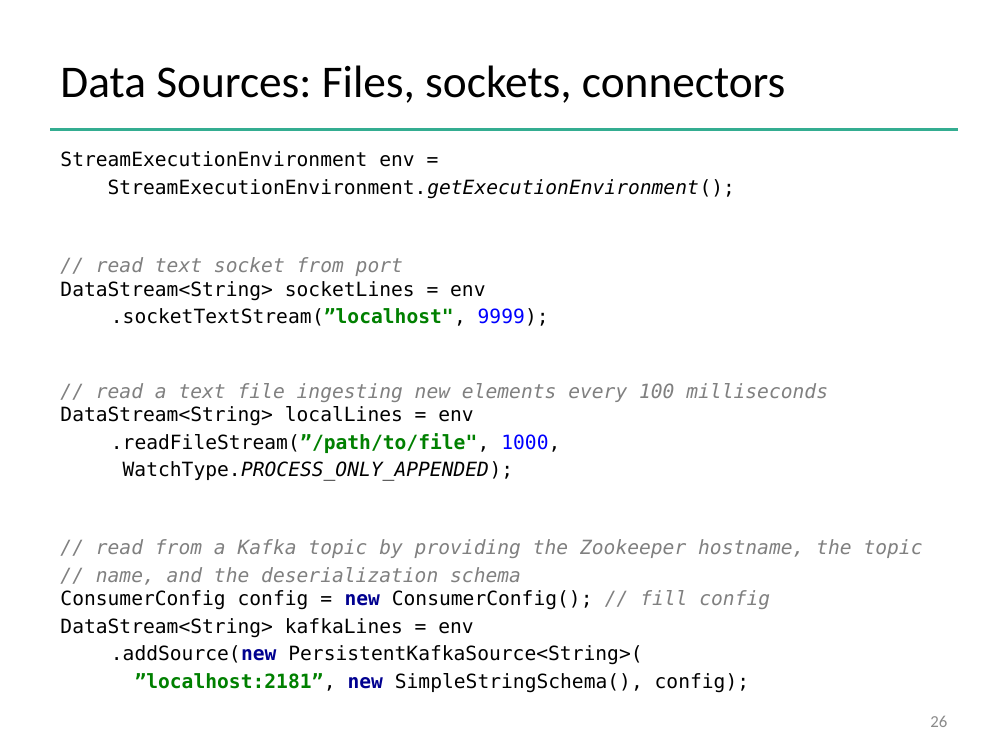
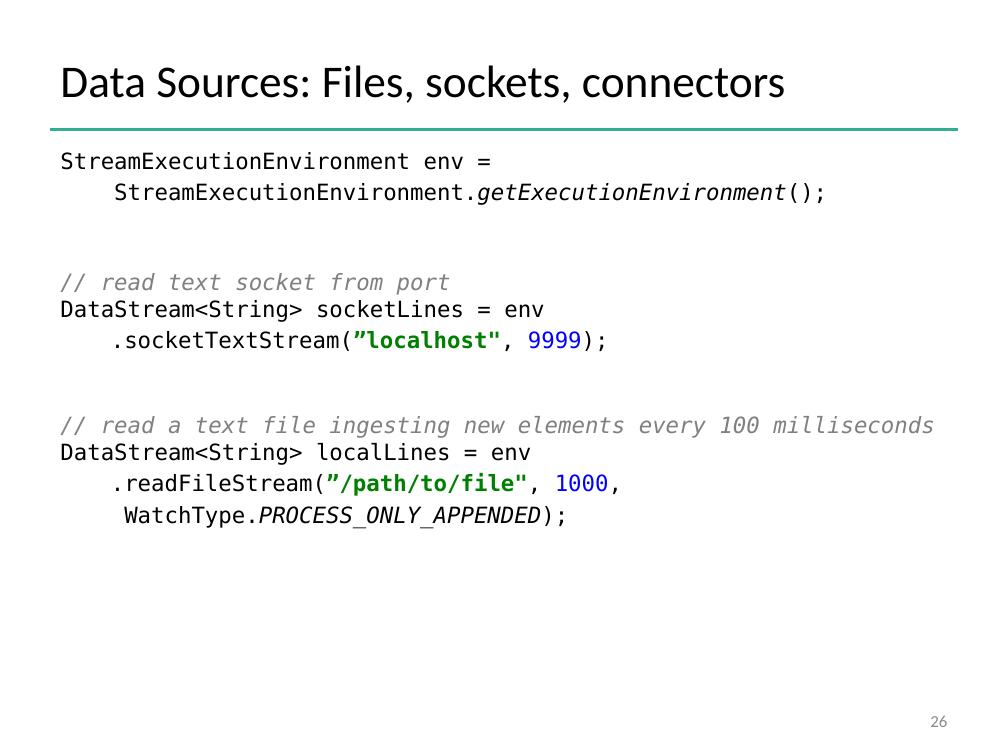
Before and after one commit to dataArtisans/flink-training-web, a slide deck: slide 26 of slides/flink_stream_basics.pptx. Drawn at 1008x756 pixels with LibreOffice and Linux fonts; fonts in the diff are those of the drawing; background and template pictures are left out. Boxes give left, top, right and bottom in pixels: in the first picture for what was removed or moved away, otherwise in the second. Text is boxed around its words. In the diff, an @@ line names an element or a change of style, - is before the commit and + after.

Commit message:
Updated DataStream slides and moved Kafka from Basic to Advanced

```diff
--- a/slides/flink_stream_basics.pptx
+++ b/slides/flink_stream_basics.pptx
@@ text "StreamExecutionEnvironment env =" at box(60, 152, 934, 528): size 14 to 16 pt @@
@@ text at box(60, 539, 923, 693): paragraphs removed @@
-// read from a Kafka topic by providing the Zookeeper hostname, the topic
-// name, and the deserialization schema
-ConsumerConfig config = new ConsumerConfig(); // fill config
-DataStream<String> kafkaLines = env
-.addSource(new PersistentKafkaSource<String>(
-”localhost:2181”, new SimpleStringSchema(), config);
```
Also in this commit, not shown: 3 other slides changed, 4 slides removed, 3 other files.
